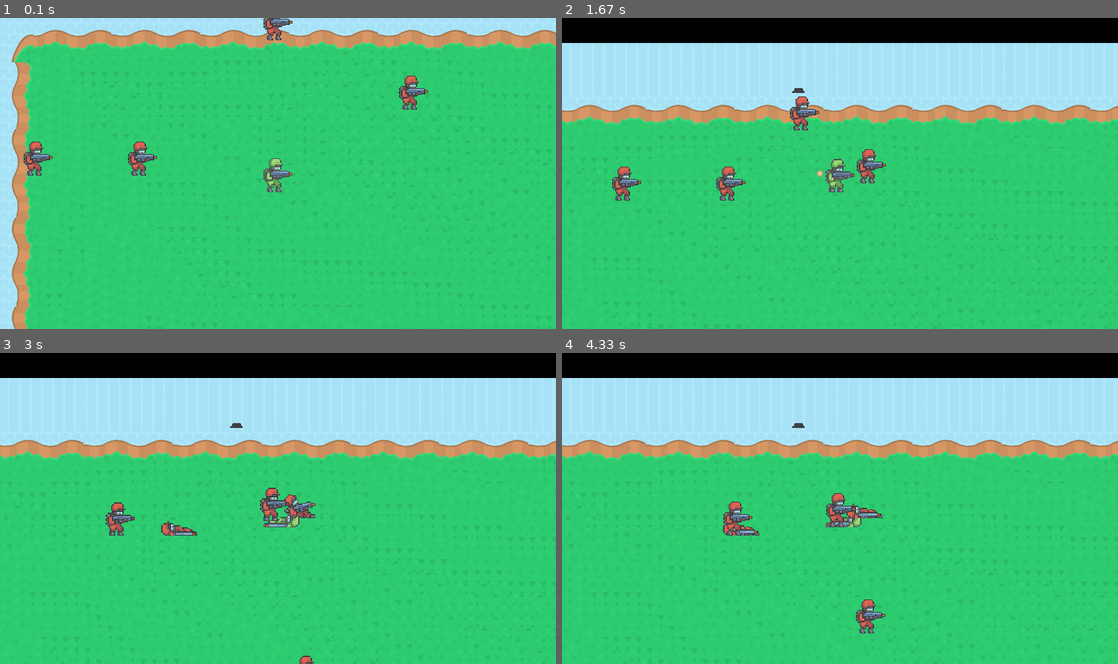
Above: before the commit, frames 1-4 (two rows, left to right).
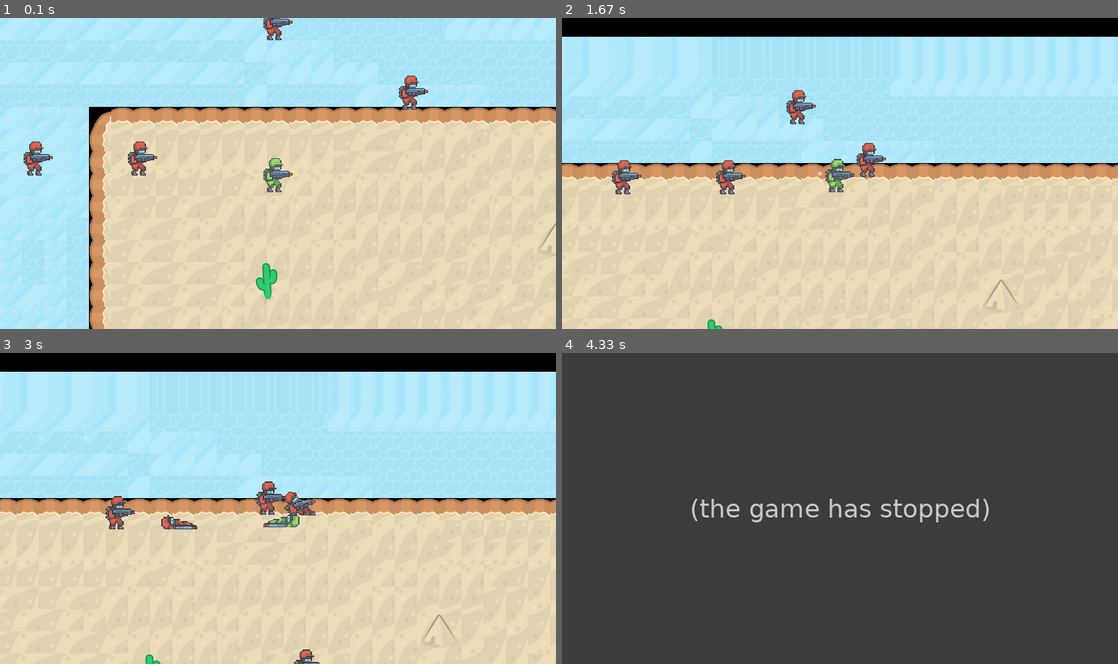
Above: after the commit, the same moments.

Repository: seamus738/zombie
Game: pygame game, started from game.py
Two runs of this game, one before a commit and one after it. Both use one fixed random seed, a clock stepped at 60 frames per second and the inputs below.
Inputs (mouse positions are in pixels of both pictures, inside the frame that each line leads up to):
- Up to frame 1 (0.1 s): no input
- Up to frame 2 (1.67 s): hold D 0.33-0.8 s; click (817, 185) at 0.88 s; hold W 1.17-1.47 s; move the mouse to (1017, 164) at 1.2 s; click (706, 176) at 1.55 s
- Up to frame 3 (3 s): click (333, 576) at 1.88 s; hold A from 2.67 s (still down)
- Up to frame 4 (4.33 s): release A at 3.2 s; hold S 3.23-3.53 s

The runs differ from the first frame. In frame 1, 91% of the frame differs, in the area x 0-100%, y 0-100%; in frame 2, 73%; in frame 3, 73%; in frame 4, 100%.
Error after the commit: IndexError: list index out of range (game.py line 138); the game stopped at 3.47 s (later frames are placeholders)

Commit message:
levels
have created a better and bigger background. Now have levels where more zombies spawn everytime

Diff:
--- a/bullet.py
+++ b/bullet.py
@@ -16,5 +16,5 @@
         self.rect.y += self.speed * self.direction[1]
 
         # Check if the bullet is out of bounds and kill it
-        if self.rect.right < 0 or self.rect.left > SCREEN_WIDTH:
-            self.kill()
+        #if self.rect.right < 0 or self.rect.left > SCREEN_WIDTH:
+            #self.kill()
--- a/fighter.py
+++ b/fighter.py
@@ -2,6 +2,7 @@
 import math
 from bullet import Bullet
 from settings import *
+
 
 class Fighter(pygame.sprite.Sprite):
     def __init__(self, char_type, x, y, scale, speed):
@@ -133,5 +134,8 @@
             self.alive = False
             self.update_action(2)
 
+
+
+
     def draw(self, screen):
         screen.blit(pygame.transform.flip(self.image, self.flip, False), self.rect)
--- a/game.py
+++ b/game.py
@@ -1,7 +1,9 @@
 import pygame
 import math
 from settings import *
-from fighter import *
+from bullet import *
+#from fighter import *
+import random
 
 pygame.init()
 
@@ -13,16 +15,161 @@
 FPS = 60
 
 
-BG = pygame.image.load("assets/images/background.png").convert()
+BG = pygame.image.load("assets/images/version1map.png").convert()
 WORLD_WIDTH = BG.get_width()
 WORLD_HEIGHT = BG.get_height()
 
 world_surface = BG.copy()
 
+current_level = 1
+max_zombies_per_level = 1000
+
+class Fighter(pygame.sprite.Sprite):
+    def __init__(self, char_type, x, y, scale, speed):
+        self.char_type = char_type
+        pygame.sprite.Sprite.__init__(self)
+        self.alive = True
+        self.speed = speed
+        self.shoot_cooldown = 0
+        self.direction = 1
+        self.vel_y = 0
+        self.in_air = True
+        self.flip = False
+        self.animation_list = []
+        self.frame_index = 0
+        self.action = 0
+        self.health = 100
+        self.max_health = self.health
+        self.update_time = pygame.time.get_ticks()
+        temp_list = []
+        for i in range(5):
+            img = pygame.image.load(f'assets/images/{self.char_type}/idle/{i}.png').convert_alpha()
+            img = pygame.transform.scale(img, (img.get_width() * scale, img.get_height() * scale))
+            temp_list.append(img)
+        self.animation_list.append(temp_list)
+        temp_list = []
+        for i in range(6):
+            img = pygame.image.load(f'assets/images/{self.char_type}/run/{i}.png')
+            img = pygame.transform.scale(img, (img.get_width() * scale, img.get_height() * scale))
+            temp_list.append(img)
+        self.animation_list.append(temp_list)
+        temp_list = []
+        for i in range(8):
+            img = pygame.image.load(f'assets/images/{self.char_type}/death/{i}.png')
+            img = pygame.transform.scale(img, (img.get_width() * scale, img.get_height() * scale))
+            temp_list.append(img)
+        self.animation_list.append(temp_list)
+        self.image = self.animation_list[self.action][self.frame_index]
+        self.rect = self.image.get_rect()
+        self.rect.center = (x, y)
+
+    def update(self):
+        self.update_animation()
+        self.check_alive()
+        if self.shoot_cooldown > 0:
+            self.shoot_cooldown -= 1
+
+    def move(self, moving_right, moving_left, moving_up, moving_down):
+        dx = 0
+        dy = 0
+
+        if moving_right:
+            dx = self.speed
+            self.flip = False
+            self.direction = 1
+        if moving_left:
+            dx = -self.speed
+            self.flip = True
+            self.direction = -1
+        if moving_down:
+            dy = self.speed
+        if moving_up:
+            dy = -self.speed
+
+        self.rect.x += dx
+        self.rect.y += dy
+        # check if position is valid
+        if self.rect.left < 290:
+            self.rect.left = 290
+        if self.rect.right > WORLD_WIDTH - 1767:
+            self.rect.right = WORLD_WIDTH - 1767
+        if self.rect.bottom>WORLD_HEIGHT-1880:
+            self.rect.bottom=WORLD_HEIGHT-1880
+        if self.rect.top < 170:
+            self.rect.top = 170
+
+    def shoot(self, bx, by, bullet_group):
+        if self.shoot_cooldown== 0:
+            self.shoot_cooldown = 20
+            p_x, p_y = self.rect.center
+            angle = math.atan2(by - p_y, bx - p_x)
+            bvx = self.speed * math.cos(angle)
+            bvy = self.speed * math.sin(angle)
+            bullet = Bullet(self.rect.centerx + (self.direction * .5 * self.rect.size[0]),
+                            self.rect.centery,(bvx, bvy))
+            bullet_group.add(bullet)
+        print(bx,by)
+
+
+    def zombie_ai(self, player):
+        # center of sprite is x and y
+        xx = self.rect.centerx
+        yy = self.rect.centery
+        xxx = player.rect.centerx
+        yyy = player.rect.centery
+
+        # Calculate the direction vector
+        dxx = xxx - xx
+        dyy = yyy - yy
+
+        # Calculate the angle to the player
+        angle = math.atan2(dyy, dxx)
+
+        # Calculate the change in x and y using speed
+        xvx = self.speed * math.cos(angle)
+        yvy = self.speed * math.sin(angle)
+
+        # Update the zombie's position
+        self.rect.centerx += xvx
+        self.rect.centery += yvy
+
+    def update_animation(self):
+        ANIMATION_COOLDOWN = 200
+        self.image = self.animation_list[self.action][self.frame_index]
+        if pygame.time.get_ticks() - self.update_time > ANIMATION_COOLDOWN:
+            self.update_time = pygame.time.get_ticks()
+            self.frame_index += 1
+        if self.frame_index >= len(self.animation_list[self.action]):
+            if self.action == 2:
+                zombie_group.remove(zombie)
+                #self.frame_index = 7
+            else:
+                self.frame_index = 0
+
+    def update_action(self, new_action):
+        if new_action != self.action:
+            self.action = new_action
+            self.frame_index = 0
+            self.update_time = pygame.time.get_ticks()
+
+    def check_alive(self):
+        if self.health <= 0:
+            self.health = 0
+            self.speed = 0
+            self.alive = False
+            self.update_action(2)
+
+
+
+
+    def draw(self, screen):
+        screen.blit(pygame.transform.flip(self.image, self.flip, False), self.rect)
+
+
 def draw_bg():
     world_surface.blit(BG, (0, 0))
 
-
+sound_file = pygame.mixer.Sound('assets/images/Mitch.wav')
 def collide():
     if pygame.sprite.spritecollide(player, zombie_group, False):
         if player.alive:
@@ -30,15 +177,11 @@
 
     for zombie in zombie_group:
         if pygame.sprite.spritecollide(zombie, bullet_group, True):
+            sound_file.play()
             if zombie.alive:
                 zombie.health -= 100
 
-
-
 camera_offset = pygame.Vector2(0, 0)
-
-
-
 def camera():
     # Calculate the camera offset to center the player
     camera_offset.x = -SCREEN_WIDTH // 2 + player.rect.centerx
@@ -77,6 +220,25 @@
 zombie_group.add(zombie4)
 zombie_group.add(zombie5)
 zombie_group.add(zombie6)
+
+def generate_zombies(num_zombies):
+    for _ in range(num_zombies):
+        zombie_x = random.randint(100,1000)
+        zombie_y = random.randint(100, 1000)
+
+        # Ensure zombies don't spawn where the player is
+        while abs(zombie_x - player.rect.centerx) < 200 and abs(zombie_y - player.rect.centery) < 200:
+            zombie_x = random.randint(100, 1000)
+            zombie_y = random.randint(100, 1000)
+
+        zombie = Fighter('enemy', zombie_x, zombie_y, 1.5, 1)
+        zombie_group.add(zombie)
+
+def next_level():
+    global current_level
+    current_level += 1
+    num_zombies = min(current_level * 10, max_zombies_per_level)
+    generate_zombies(num_zombies)
 
 run = True
 moving_right = False
@@ -132,7 +294,8 @@
                 moving_up = False
             if event.key == pygame.K_s:
                 moving_down = False
-
+        if len(zombie_group) == 0:
+            next_level()
     clipping_rect = player.rect.copy()
     clipping_rect.width = SCREEN_WIDTH
     clipping_rect.height = SCREEN_HEIGHT
--- a/settings.py
+++ b/settings.py
@@ -1,4 +1,4 @@
-
+import pygame
 SCREEN_WIDTH = 800
 SCREEN_HEIGHT = 448
 WORLD_WIDTH = 1600
Binary file added: assets/images/version1map.png
Not shown, added: assets/images/Mitch.wav
